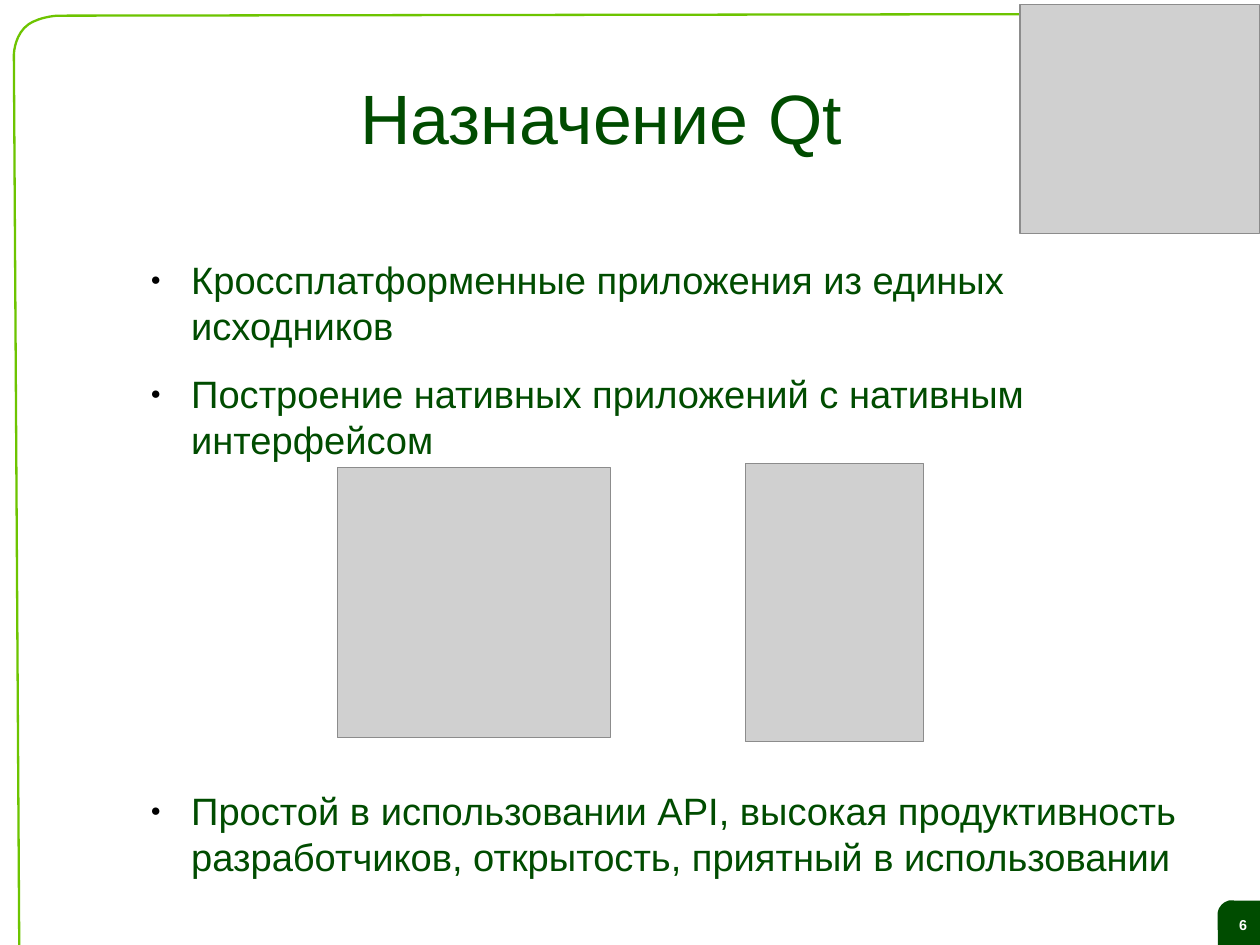
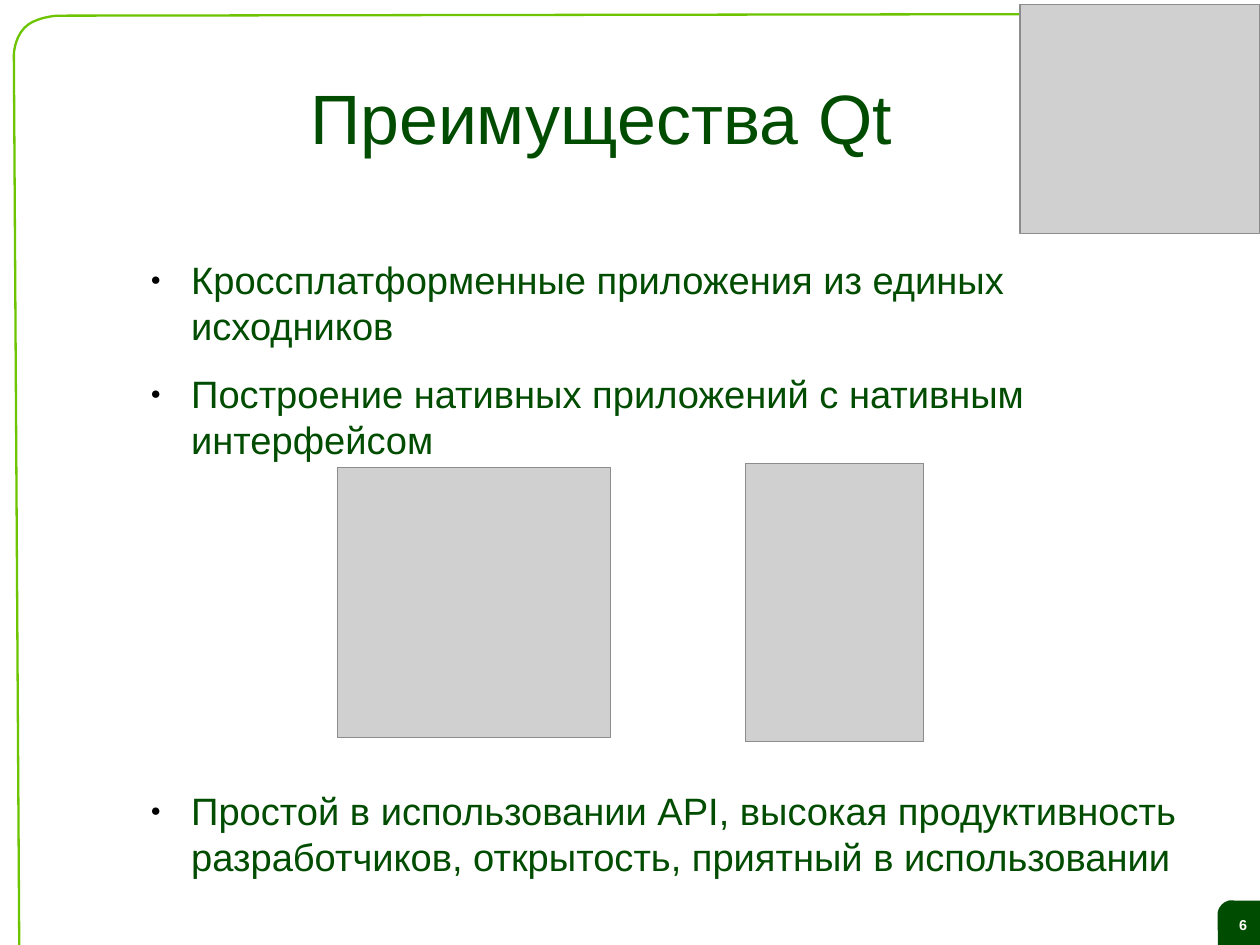
Before and after one commit to saa/qecm, a slide deck: slide 6 of Lectures and Exercises/L01 - The ideas behind Qt and a live demo/L1 Slides.odp. Drawn at 1260x945 pixels with LibreOffice and Linux fonts; fonts in the diff are those of the drawing; grey boxes stand for pictures; background and template pictures are left out. Boxes give left, top, right and bottom in pixels: in the first picture for what was removed or moved away, otherwise in the second. Text is boxed around its words. In the diff, an @@ line names an element or a change of style, - is before the commit and + after.

Commit message:
Finished the whole review of L1 - Slides.

```diff
--- a/Lectures and Exercises/L01 - The ideas behind Qt and a live demo/L1 Slides.odp
+++ b/Lectures and Exercises/L01 - The ideas behind Qt and a live demo/L1 Slides.odp
@@ title at (310,95,892,157): text changed @@
-Назначение Qt
+Преимущества Qt
```
